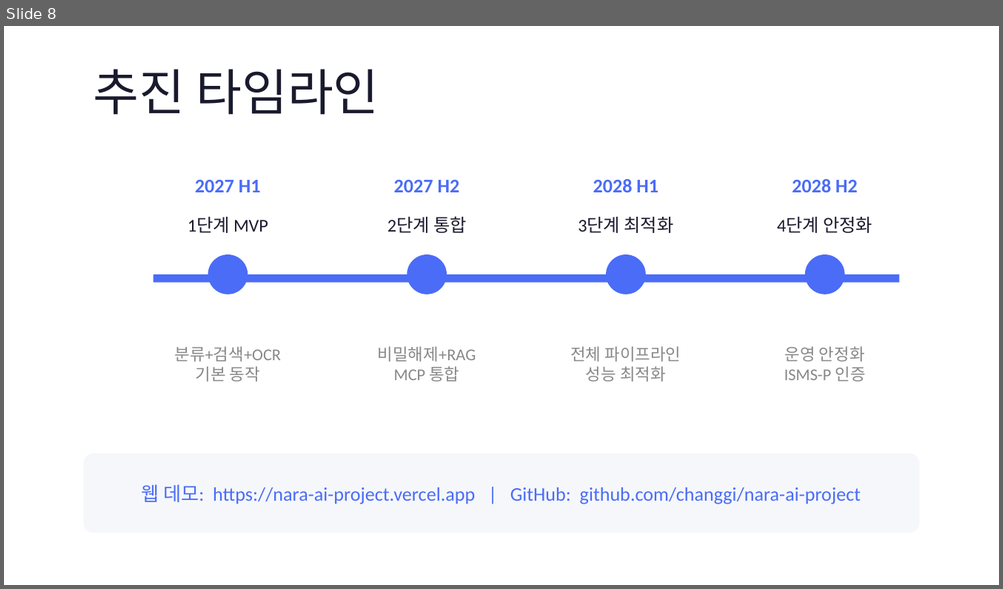
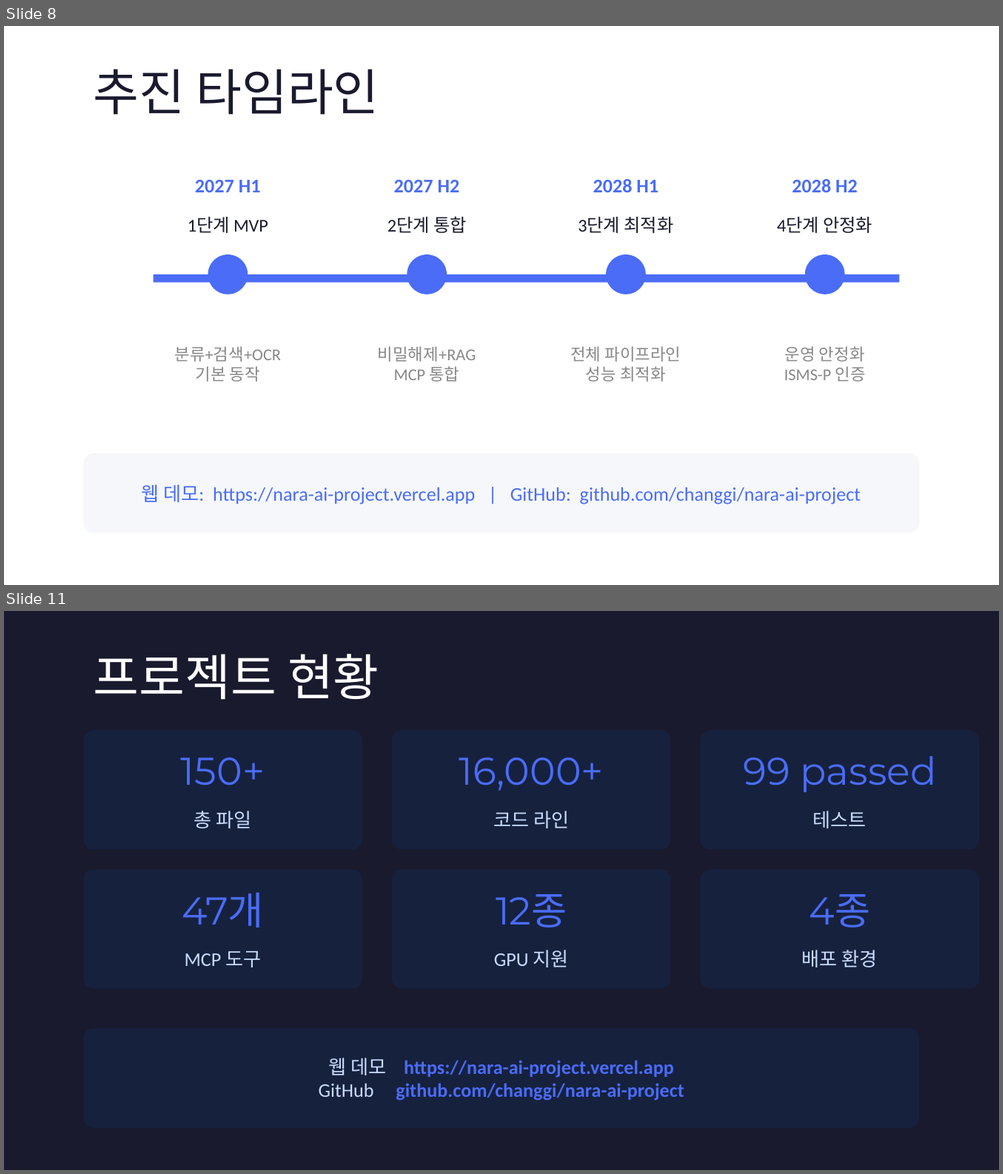
Before and after one commit to changgi/nara-ai-project, a slide deck: docs/NARA-AI-과제기획서.pptx. Shown one above the other, each under a label of ours: slide 8 before the commit, slides 8 and 11 after it; the slides between them are not shown. The pictures are 1003x589 and 1003x1174 pixels, drawn with LibreOffice and Linux fonts; fonts in the diff are those of the drawing. Boxes give left, top, right and bottom in pixels: in the first picture for what was removed or moved away, otherwise in the second. Text is boxed around its words. In the diff, an @@ line names an element or a change of style, - is before the commit and + after.

```diff
--- a/docs/NARA-AI-과제기획서.pptx
+++ b/docs/NARA-AI-과제기획서.pptx
@@ slide 11 added at [4,611,999,1170], background #1A1A2E @@
@@ text added at [94,654,379,700], 36 pt, text #FFFFFF @@
+프로젝트 현황
@@ rounded rectangle added at [84,730,362,850], fill #16213E @@
@@ rounded rectangle added at [392,730,670,850], fill #16213E @@
@@ rounded rectangle added at [700,730,979,850], fill #16213E @@
@@ text added at [181,758,264,786], 28 pt, text #4A6CF7 @@
+150+
@@ text added at [458,758,603,791], 28 pt, text #4A6CF7 @@
+16,000+
@@ text added at [743,756,936,792], 28 pt, text #4A6CF7 @@
+99 passed
@@ text added at [194,811,251,829], 14 pt, text #CADCFC @@
+총 파일
@@ text added at [493,811,569,829], 14 pt, text #CADCFC @@
+코드 라인
@@ text added at [813,811,866,829], 14 pt, text #CADCFC @@
+테스트
@@ rounded rectangle added at [84,869,362,989], fill #16213E @@
@@ rounded rectangle added at [392,869,670,989], fill #16213E @@
@@ rounded rectangle added at [700,869,979,989], fill #16213E @@
@@ text added at [182,892,264,928], 28 pt, text #4A6CF7 @@
+47개
@@ text added at [495,894,567,928], 28 pt, text #4A6CF7 @@
+12종
@@ text added at [809,894,871,928], 28 pt, text #4A6CF7 @@
+4종
@@ text added at [185,951,261,968], 14 pt, text #CADCFC @@
+MCP 도구
@@ text added at [494,950,569,968], 14 pt, text #CADCFC @@
+GPU 지원
@@ text added at [802,950,877,968], 14 pt, text #CADCFC @@
+배포 환경
@@ rounded rectangle added at [84,1028,919,1128], fill #16213E @@
@@ text added at [318,1058,683,1101], 14 pt, text #4A6CF7, bold @@
+웹 데모 https://nara-ai-project.vercel.app
+GitHub github.com/changgi/nara-ai-project
```
Also in this commit, not shown: 2 other slides added, 1 other file.
